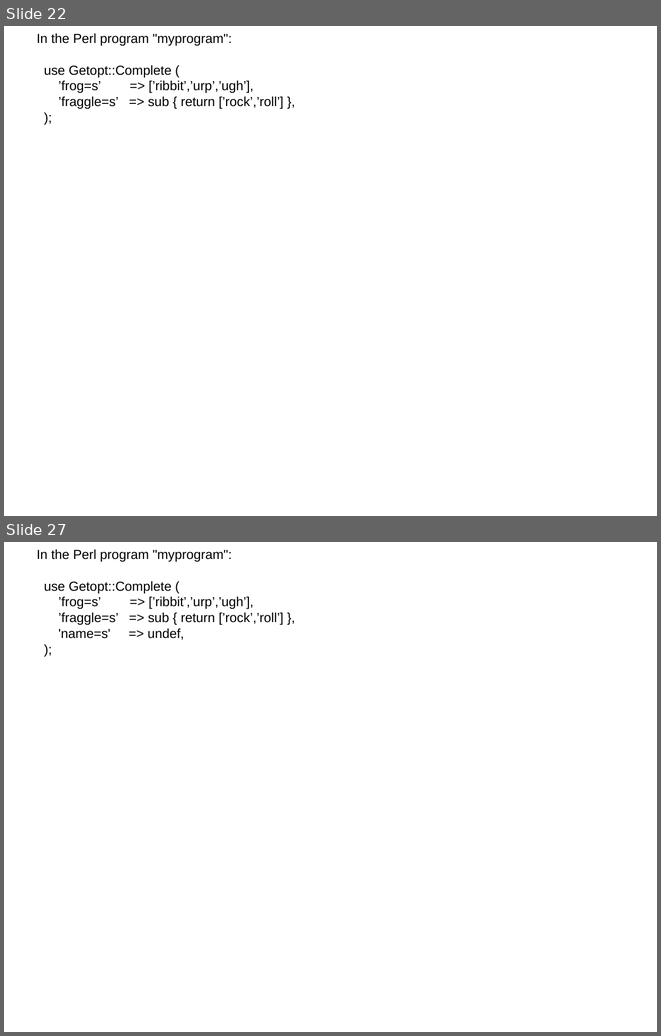
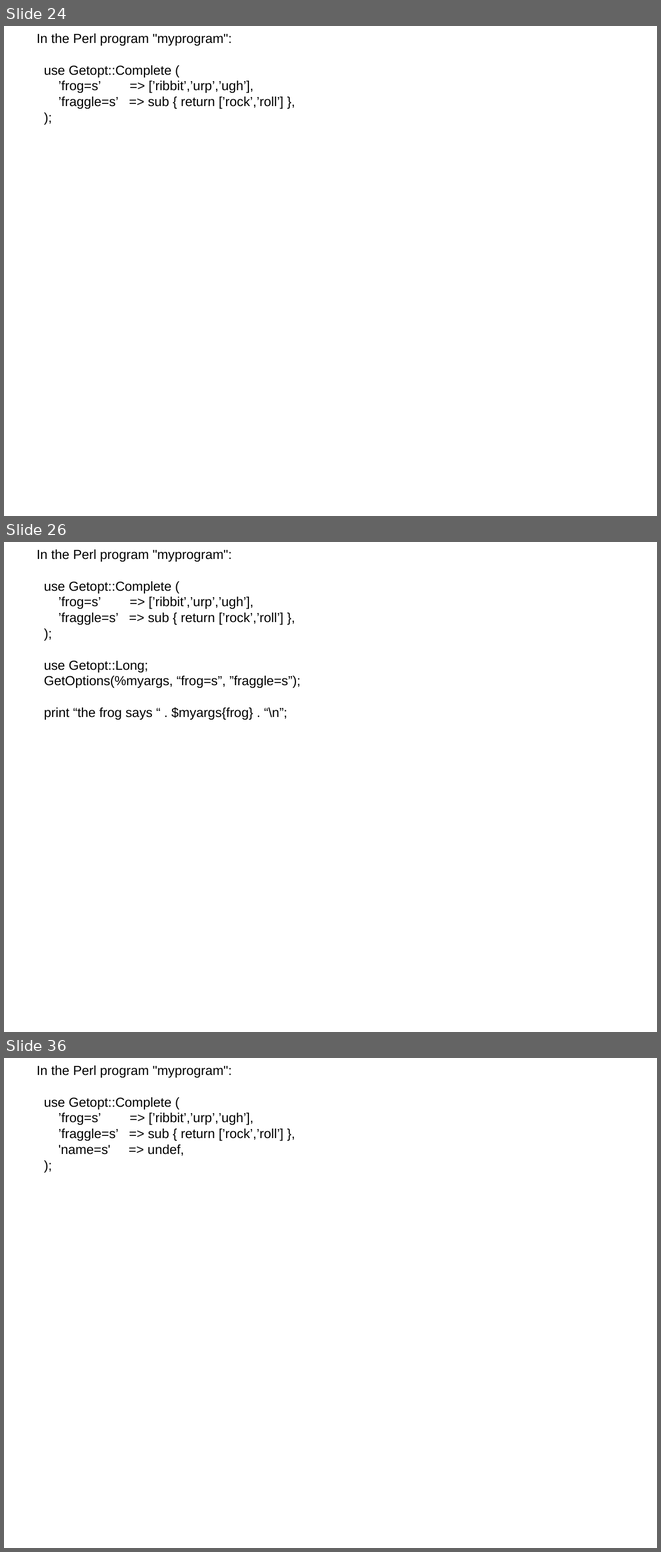
Before and after one commit to gitpan/Getopt-Complete, a slide deck: doc/getopt-complete.odp. Shown one above the other, each under a label of ours: slides 22 and 27 before the commit, slides 24, 26 and 36 after it; the slides between them are not shown. The pictures are 661x1036 and 661x1552 pixels, drawn with LibreOffice and Linux fonts; fonts in the diff are those of the drawing. Boxes give left, top, right and bottom in pixels: in the first picture for what was removed or moved away, otherwise in the second. Text is boxed around its words. In the diff, an @@ line names an element or a change of style, - is before the commit and + after.

Commit message:
Import of NNUTTER/Getopt-Complete-v0.16 from CPAN.
gitpan-cpan-distribution: Getopt-Complete
gitpan-cpan-version:      v0.16
gitpan-cpan-path:         NNUTTER/Getopt-Complete-v0.16.tar.gz
gitpan-cpan-author:       NNUTTER
gitpan-cpan-maturity:     released

```diff
--- a/doc/getopt-complete.odp
+++ b/doc/getopt-complete.odp
@@ slide 26 added at [4, 542, 657, 1032], background #FFFFFF @@
@@ subtitle added at [37, 549, 300, 720], 16 pt, text #000000 @@
+In the Perl program "myprogram":
+use Getopt::Complete (
+’frog=s’ => [’ribbit’,’urp’,’ugh’],
+’fraggle=s’ => sub { return [’rock’,’roll’] },
+);
+use Getopt::Long;
+GetOptions(%myargs, “frog=s”, ”fraggle=s”);
+print “the frog says “ . $myargs{frog} . “\n”;
@@ what was slide 22 is now slide 24 @@
@@ what was slide 27 is now slide 36 @@
```
Also in this commit, not shown: 16 slides changed, 8 other slides added, 10 other files.
